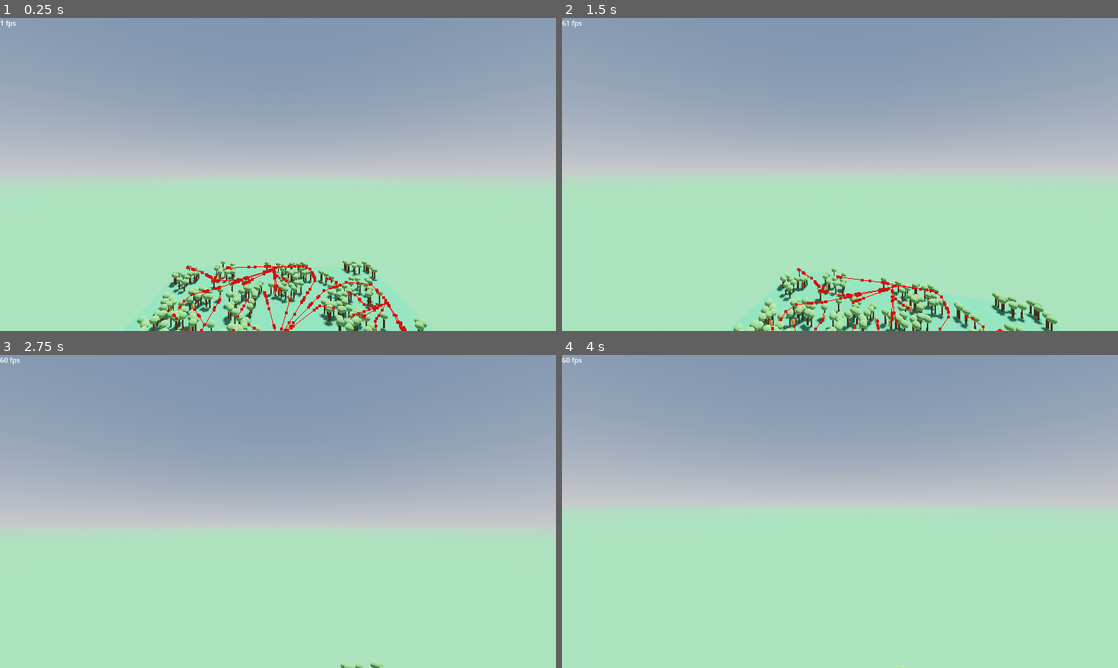
Above: before the commit, frames 1-4 (two rows, left to right).
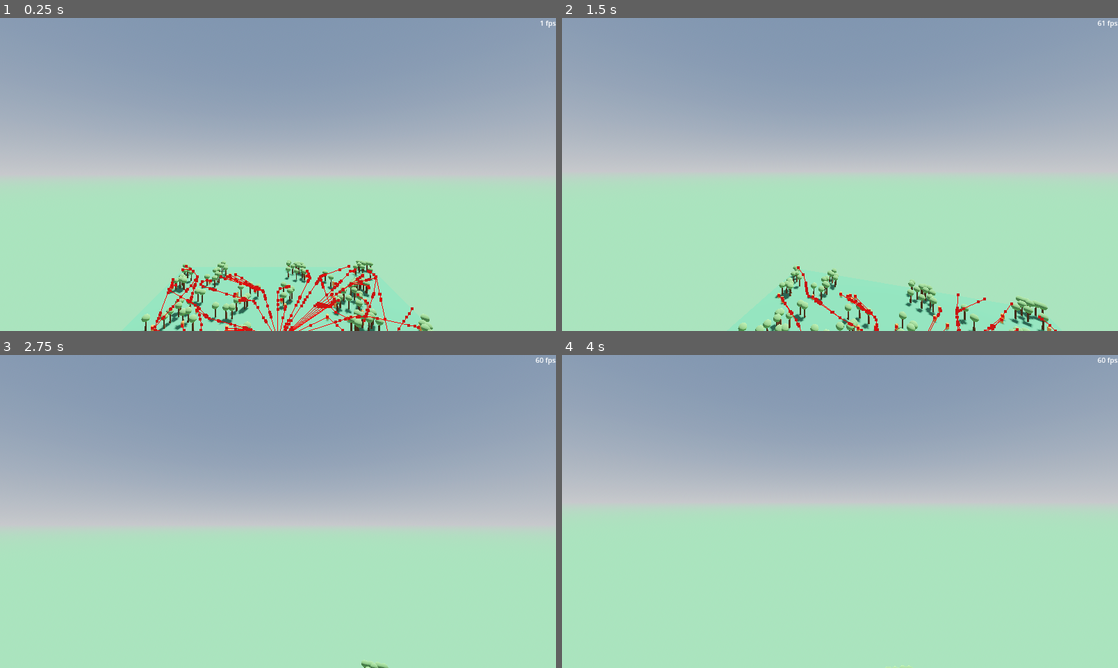
Above: after the commit, the same moments.

Repository: LyciaStenson/EcosystemSimulation
Game: Godot game, scene res://Scenes/Main.tscn
The game is run twice, just before and just after one commit, with the same random seed, the same clock (stepped at 60 frames per second) and the same inputs.
Inputs (mouse positions are in pixels of both pictures, inside the frame that each line leads up to):
- Up to frame 1 (0.25 s): no input
- Up to frame 2 (1.5 s): move the mouse to (867, 174) at 0.52 s; hold W (MoveForward) from 0.53 s (still down); move the mouse to (812, 174) at 1.27 s
- Up to frame 3 (2.75 s): keep holding W (MoveForward); move the mouse to (289, 505) at 2.02 s
- Up to frame 4 (4 s): keep holding W (MoveForward); move the mouse to (834, 517) at 2.77 s; move the mouse to (878, 514) at 3.52 s

The runs differ from the first frame. In frame 1, 5.8% of the frame differs, in the area x 0-100%, y 0-100%; in frame 2, 4.7%; in frame 3, 0.2%; in frame 4, less than 0.1%.

Commit message:
Working on prey avoiding predators

Diff:
--- a/Scenes/Main.tscn
+++ b/Scenes/Main.tscn
@@ -1,6 +1,7 @@
-[gd_scene load_steps=8 format=3 uid="uid://bvfg107sfp4xx"]
+[gd_scene load_steps=9 format=3 uid="uid://bvfg107sfp4xx"]
 
 [ext_resource type="PackedScene" uid="uid://g7l7d0cxn440" path="res://Scenes/EcosystemManager.tscn" id="1_rktck"]
+[ext_resource type="Script" path="res://Scripts/FPSLabel.gd" id="3_ckufk"]
 [ext_resource type="PackedScene" uid="uid://1n6rp3pfmw1q" path="res://Scenes/Player.tscn" id="3_livb2"]
 
 [sub_resource type="StandardMaterial3D" id="StandardMaterial3D_k24k5"]
@@ -27,8 +28,10 @@
 [node name="Main" type="Node3D" groups=["Predator"]]
 
 [node name="EcosystemManager" parent="." instance=ExtResource("1_rktck")]
-prey_num = 50
-tree_num = 500
+predator_num = 3
+prey_num = 100
+tree_num = 250
+noise_threshold = 0.05
 
 [node name="Ground" type="Node3D" parent="EcosystemManager"]
 transform = Transform3D(1, 0, 0, 0, 1, 0, 0, 0, 1, 0, -0.25, 0)
@@ -46,3 +49,23 @@
 
 [node name="WorldEnvironment" type="WorldEnvironment" parent="."]
 environment = SubResource("Environment_wodgh")
+
+[node name="GUI" type="Control" parent="."]
+layout_mode = 3
+anchors_preset = 15
+anchor_right = 1.0
+anchor_bottom = 1.0
+grow_horizontal = 2
+grow_vertical = 2
+
+[node name="FPSLabel" type="Label" parent="GUI"]
+layout_mode = 1
+anchors_preset = 1
+anchor_left = 1.0
+anchor_right = 1.0
+offset_left = -40.0
+offset_bottom = 23.0
+grow_horizontal = 0
+text = "fps"
+horizontal_alignment = 2
+script = ExtResource("3_ckufk")
--- a/Scenes/Player.tscn
+++ b/Scenes/Player.tscn
@@ -1,15 +1,8 @@
-[gd_scene load_steps=3 format=3 uid="uid://1n6rp3pfmw1q"]
+[gd_scene load_steps=2 format=3 uid="uid://1n6rp3pfmw1q"]
 
 [ext_resource type="Script" path="res://Scripts/Player.gd" id="1_m4e1o"]
-[ext_resource type="Script" path="res://Scripts/FPSLabel.gd" id="2_sn7b0"]
 
 [node name="Player" type="Node3D"]
 script = ExtResource("1_m4e1o")
 
 [node name="Camera" type="Camera3D" parent="."]
-
-[node name="FPSLabel" type="Label" parent="."]
-offset_right = 40.0
-offset_bottom = 23.0
-text = "fps"
-script = ExtResource("2_sn7b0")
--- a/Scenes/Predator.tscn
+++ b/Scenes/Predator.tscn
@@ -14,10 +14,15 @@
 height = 1.75
 
 [sub_resource type="SphereShape3D" id="SphereShape3D_viinu"]
-radius = 5.0
+radius = 10.0
+
+[sub_resource type="SphereShape3D" id="SphereShape3D_70lt1"]
+radius = 0.85
 
 [node name="Predator" type="CharacterBody3D"]
 script = ExtResource("1_uk28h")
+speed = 4.5
+lifetime = 180.0
 
 [node name="MeshInstance" type="MeshInstance3D" parent="."]
 transform = Transform3D(1, 0, 0, 0, 1, 0, 0, 0, 1, 0, 0.875, 0)
@@ -32,6 +37,12 @@
 [node name="CollisionShape" type="CollisionShape3D" parent="VisibilityArea"]
 shape = SubResource("SphereShape3D_viinu")
 
+[node name="AttackArea" type="Area3D" parent="."]
+
+[node name="CollisionShape" type="CollisionShape3D" parent="AttackArea"]
+transform = Transform3D(1, 0, 0, 0, 1, 0, 0, 0, 1, 0, 0.875, 0)
+shape = SubResource("SphereShape3D_70lt1")
+
 [node name="NavigationAgent" type="NavigationAgent3D" parent="."]
 debug_enabled = true
 
@@ -40,3 +51,4 @@
 
 [connection signal="body_entered" from="VisibilityArea" to="Behavior" method="visibility_entered"]
 [connection signal="body_exited" from="VisibilityArea" to="Behavior" method="visibility_exited"]
+[connection signal="body_entered" from="AttackArea" to="Behavior" method="attack_entered"]
--- a/Scripts/Agent.gd
+++ b/Scripts/Agent.gd
@@ -3,7 +3,7 @@
 
 @export var speed : float = 3.0
 
-var lifetime : float = 180.0
+@export var lifetime : float = 120.0
 
 @onready var nav_agent : NavigationAgent3D = $NavigationAgent
 @onready var visibility_area : Area3D = $VisibilityArea
@@ -42,7 +42,7 @@
 		velocity.x = move_toward(velocity.x, 0, speed)
 		velocity.z = move_toward(velocity.z, 0, speed)
 
-	#move_and_slide()
+	move_and_slide()
 
 func get_age() -> float:
 	return (Time.get_ticks_msec() - birth_time) * 0.001
--- a/Scripts/EcosystemManager.gd
+++ b/Scripts/EcosystemManager.gd
@@ -58,8 +58,10 @@
 			var noise : float = fast_noise.get_noise_2d(x, y)
 			if noise > noise_threshold:
 				high_positions.append(Vector3(x / 10.0, 0.0, y / 10.0))
-			elif noise < noise_threshold:
+			elif noise < noise_threshold - 0.1: # -0.1 creates a border where agents won't spawn too close to trees
 				low_positions.append(Vector3(x / 10.0, 0.0, y / 10.0))
+	if low_positions.is_empty():
+		push_error("Noise Threshold too low")
 
 func generate_water():
 	pass
--- a/Scripts/PredatorBehavior.gd
+++ b/Scripts/PredatorBehavior.gd
@@ -16,3 +16,9 @@
 func visibility_exited(body : Node3D):
 	if targets.has(body):
 		targets.erase(body)
+		if targets.is_empty():
+			target_position = Vector3()
+
+func attack_entered(body : Node3D):
+	if body.is_in_group("Prey"):
+		body.queue_free()
--- a/Scripts/PreyBehavior.gd
+++ b/Scripts/PreyBehavior.gd
@@ -8,7 +8,7 @@
 func _process(_delta):
 	if !predators.is_empty():
 		var predator_dir : Vector3 = (agent.global_position - predators[0].global_position).normalized()
-		target_position = agent.global_position + predator_dir
+		target_position = agent.global_position + predator_dir * 100
 
 func visibility_entered(body : Node3D):
 	if body.is_in_group("Predator"):
@@ -17,3 +17,5 @@
 func visibility_exited(body : Node3D):
 	if predators.has(body):
 		predators.erase(body)
+	if predators.is_empty():
+		target_position = Vector3()
Not shown: 1 places in Scenes/Predator.tscn that only renumber resources
